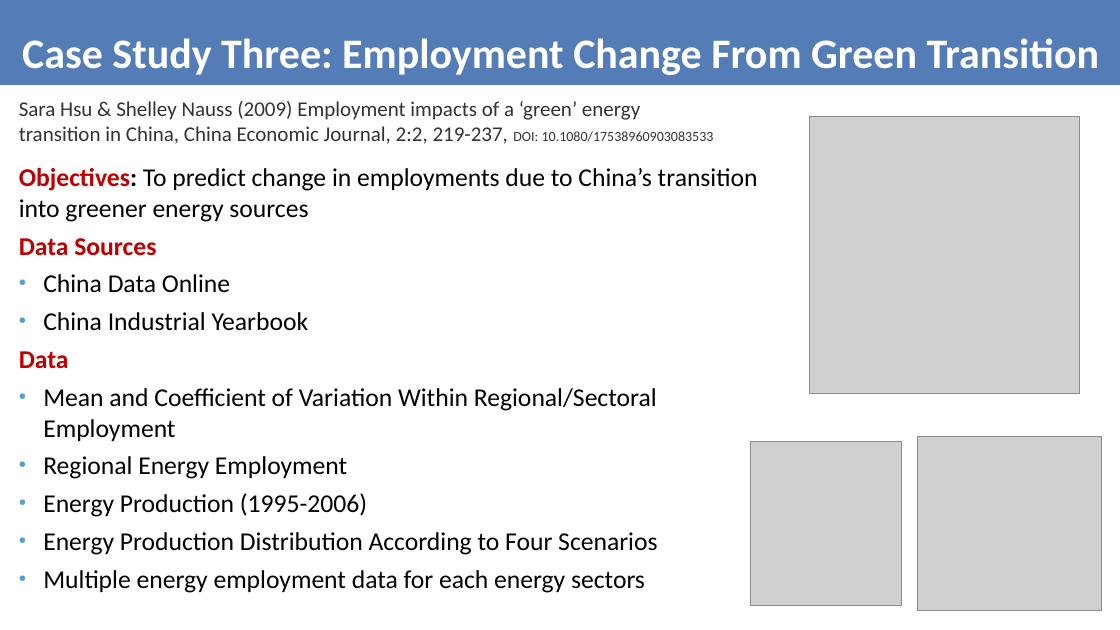
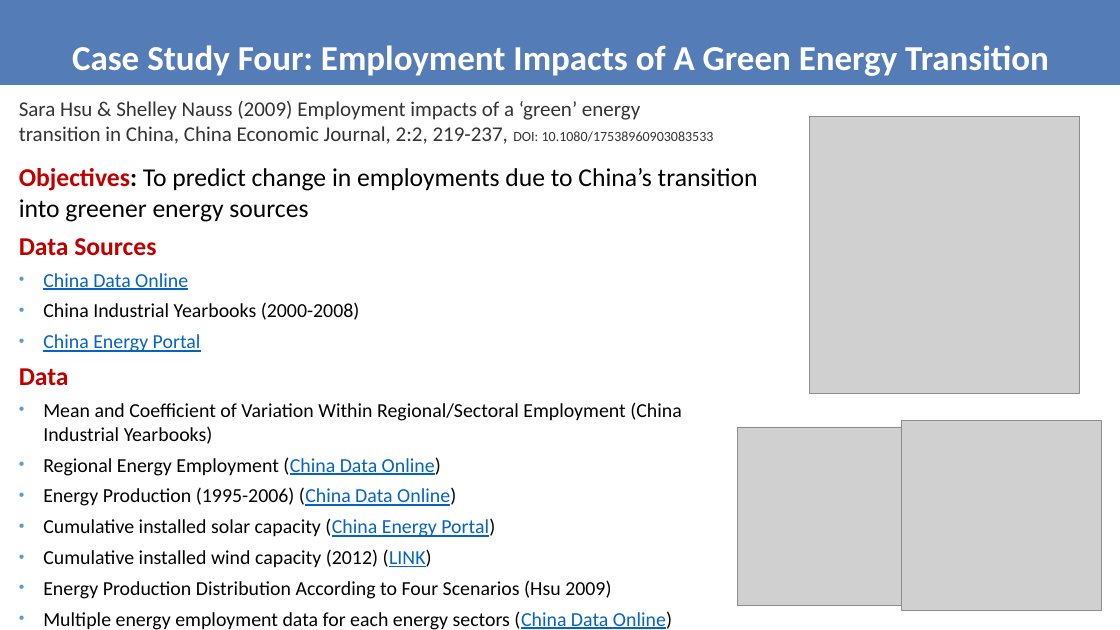
Before and after one commit to kwonkh0424/KNIME_Project, a slide deck: slide 1 of Presentation Material/Updated Green Transition Presentation (kooha).pptx. Drawn at 1120x630 pixels with LibreOffice and Linux fonts; fonts in the diff are those of the drawing; grey boxes stand for pictures; background and template pictures are left out. Boxes give left, top, right and bottom in pixels: in the first picture for what was removed or moved away, otherwise in the second. Text is boxed around its words. In the diff, an @@ line names an element or a change of style, - is before the commit and + after.

```diff
--- a/Presentation Material/Updated Green Transition Presentation (kooha).pptx
+++ b/Presentation Material/Updated Green Transition Presentation (kooha).pptx
@@ title at [72,45,1049,76]: text changed; size 36 to 30 pt @@
-Case Study Three: Employment Change From Green Transition
+Case Study Four: Employment Impacts of A Green Energy Transition
@@ text at [43,273,188,290]: size 22 to 17 pt, text colour #020202 to #0563C1, underline on in "China Data Online" @@
@@ text at [43,302,360,352]: text changed; size 22 to 17 pt @@
-• China Industrial Yearbook
+• China Industrial Yearbooks (2000-2008)
+• China Energy Portal
@@ text at [43,402,682,630]: text changed; size 22 to 17 pt @@
-• Mean and Coefficient of Variation Within Regional/Sectoral Employment
-• Regional Energy Employment
-• Energy Production (1995-2006)
-• Energy Production Distribution According to Four Scenarios
-• Multiple energy employment data for each energy sectors
+• Mean and Coefficient of Variation Within Regional/Sectoral Employment (China Industrial Yearbooks)
+• Regional Energy Employment (China Data Online)
+• Energy Production (1995-2006) (China Data Online)
+• Cumulative installed solar capacity (China Energy Portal)
+• Cumulative installed wind capacity (2012) (LINK)
+• Energy Production Distribution According to Four Scenarios (Hsu 2009)
+• Multiple energy employment data for each energy sectors (China Data Online)
@@ picture: place and size @@
-picture at [751,441,902,606]
+picture at [738,427,902,606]
@@ picture: place and size @@
-picture at [918,436,1102,611]
+picture at [902,421,1102,611]
```
Also in this commit, not shown: 4 other slides changed, 2 slides added, 3 slides removed, 9 other files.
